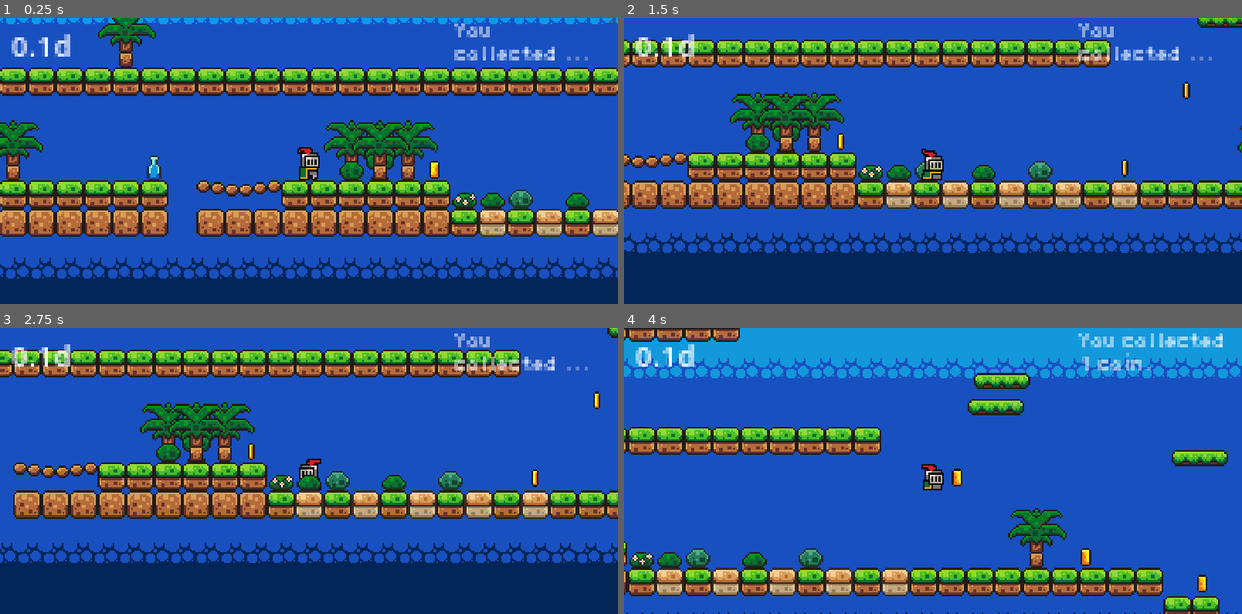
Above: before the commit, frames 1-4 (two rows, left to right).
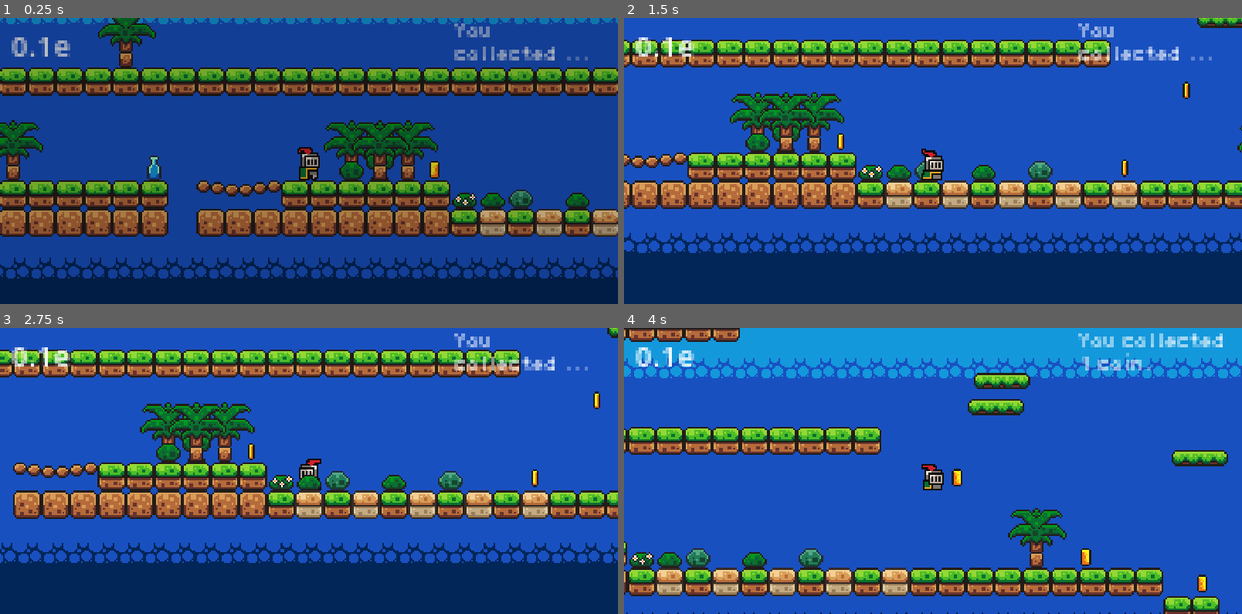
Above: after the commit, the same moments.

Repository: olivierpons/godot-prout-2d
Game: Godot game, scene res://scene/game.tscn
Same seed, same stepped clock (60 frames per second), same inputs: the game is played once before the commit and once after it.
Inputs:
- Up to frame 1 (0.25 s): no input
- Up to frame 2 (1.5 s): hold D (move_right) from 0.53 s (still down); tap Delete (jump) at 0.77 s
- Up to frame 3 (2.75 s): tap Delete (jump) at 1.52 s; release D (move_right) at 2.03 s; hold A (move_left) from 2.03 s (still down)
- Up to frame 4 (4 s): release A (move_left) at 2.78 s; hold D (move_right) from 2.78 s (still down); tap Delete (jump) at 3.02, 3.77 s

The runs differ from the first frame. In frame 1, 76% of the frame differs, in the area x 0-100%, y 0-92%; in frame 2, less than 0.1%; in frame 3, less than 0.1%; in frame 4, less than 0.1%.

Commit message:
Start of fade in fade out

Diff:
--- /dev/null
+++ b/scene/fade_in_out.tscn
@@ -0,0 +1,110 @@
+[gd_scene load_steps=6 format=3 uid="uid://dojjd3ps2ndk"]
+
+[ext_resource type="Script" path="res://scripts/fade_in_out.gd" id="1_75mdi"]
+
+[sub_resource type="Animation" id="Animation_vtwej"]
+length = 0.001
+tracks/0/type = "value"
+tracks/0/imported = false
+tracks/0/enabled = true
+tracks/0/path = NodePath(".:visible")
+tracks/0/interp = 1
+tracks/0/loop_wrap = true
+tracks/0/keys = {
+"times": PackedFloat32Array(0.0001),
+"transitions": PackedFloat32Array(1),
+"update": 1,
+"values": [true]
+}
+tracks/1/type = "value"
+tracks/1/imported = false
+tracks/1/enabled = true
+tracks/1/path = NodePath(".:self_modulate")
+tracks/1/interp = 1
+tracks/1/loop_wrap = true
+tracks/1/keys = {
+"times": PackedFloat32Array(0),
+"transitions": PackedFloat32Array(1),
+"update": 0,
+"values": [Color(0, 0, 0, 1)]
+}
+
+[sub_resource type="Animation" id="Animation_lcbyc"]
+resource_name = "black_to_normal"
+length = 0.3
+tracks/0/type = "value"
+tracks/0/imported = false
+tracks/0/enabled = true
+tracks/0/path = NodePath(".:visible")
+tracks/0/interp = 1
+tracks/0/loop_wrap = true
+tracks/0/keys = {
+"times": PackedFloat32Array(0),
+"transitions": PackedFloat32Array(1),
+"update": 1,
+"values": [true]
+}
+tracks/1/type = "value"
+tracks/1/imported = false
+tracks/1/enabled = true
+tracks/1/path = NodePath(".:self_modulate")
+tracks/1/interp = 1
+tracks/1/loop_wrap = true
+tracks/1/keys = {
+"times": PackedFloat32Array(0, 0.3),
+"transitions": PackedFloat32Array(1, 1),
+"update": 0,
+"values": [Color(0, 0, 0, 1), Color(0, 0, 0, 0)]
+}
+
+[sub_resource type="Animation" id="Animation_amqy2"]
+resource_name = "normal_to_black"
+length = 0.3
+tracks/0/type = "value"
+tracks/0/imported = false
+tracks/0/enabled = true
+tracks/0/path = NodePath(".:visible")
+tracks/0/interp = 1
+tracks/0/loop_wrap = true
+tracks/0/keys = {
+"times": PackedFloat32Array(0),
+"transitions": PackedFloat32Array(1),
+"update": 1,
+"values": [true]
+}
+tracks/1/type = "value"
+tracks/1/imported = false
+tracks/1/enabled = true
+tracks/1/path = NodePath(".:self_modulate")
+tracks/1/interp = 1
+tracks/1/loop_wrap = true
+tracks/1/keys = {
+"times": PackedFloat32Array(0, 0.3),
+"transitions": PackedFloat32Array(1, 1),
+"update": 0,
+"values": [Color(0, 0, 0, 0), Color(0, 0, 0, 1)]
+}
+
+[sub_resource type="AnimationLibrary" id="AnimationLibrary_hc6gm"]
+_data = {
+"RESET": SubResource("Animation_vtwej"),
+"black_to_normal": SubResource("Animation_lcbyc"),
+"normal_to_black": SubResource("Animation_amqy2")
+}
+
+[node name="FadeInOut" type="ColorRect"]
+modulate = Color(0, 0, 0, 1)
+self_modulate = Color(0, 0, 0, 1)
+anchors_preset = 15
+anchor_right = 1.0
+anchor_bottom = 1.0
+grow_horizontal = 2
+grow_vertical = 2
+script = ExtResource("1_75mdi")
+
+[node name="AnimationPlayer" type="AnimationPlayer" parent="."]
+libraries = {
+"": SubResource("AnimationLibrary_hc6gm")
+}
+
+[connection signal="animation_finished" from="AnimationPlayer" to="." method="_on_animation_player_animation_finished"]
--- a/scene/game.tscn
+++ b/scene/game.tscn
@@ -10,6 +10,7 @@
 [ext_resource type="PackedScene" uid="uid://u7iwxa41ssg4" path="res://scene/Slime.tscn" id="6_vn86b"]
 [ext_resource type="FontFile" uid="uid://dgfh8ygbmywbn" path="res://assets/fonts/PixelOperator8.ttf" id="8_5h6jg"]
 [ext_resource type="PackedScene" uid="uid://dj1pcbx3uhi5j" path="res://scene/mobile_joystick.tscn" id="9_0lukh"]
+[ext_resource type="PackedScene" uid="uid://dojjd3ps2ndk" path="res://scene/fade_in_out.tscn" id="11_kbsyo"]
 
 [sub_resource type="TileMapPattern" id="TileMapPattern_egyyn"]
 tile_data = PackedInt32Array(0, 1, 11, 65536, 1, 11, 131072, 1, 12, 196608, 1, 13, 262144, 1, 13, 327680, 1, 13, 393216, 1, 13, 458752, 1, 13, 524288, 1, 13)
@@ -706,7 +707,16 @@
 offset_top = -77.0
 offset_right = -129.0
 offset_bottom = -54.0
-text = "0.1d"
+text = "0.1e"
+
+[node name="FadeInOut" parent="Player" instance=ExtResource("11_kbsyo")]
+visible = false
+z_index = 4096
+offset_left = -175.0
+offset_top = -92.0
+offset_right = 1225.0
+offset_bottom = 556.0
+scale = Vector2(0.25, 0.25)
 
 [node name="Killzone" parent="." instance=ExtResource("5_642ec")]
 position = Vector2(176, 15)
--- a/scene/player.tscn
+++ b/scene/player.tscn
@@ -276,13 +276,14 @@
 [node name="Player" type="CharacterBody2D"]
 z_index = 5
 collision_layer = 2
+input_pickable = true
 script = ExtResource("1_0cted")
-sounds_you_won = Array[AudioStreamMP3]([ExtResource("2_0bl7w"), ExtResource("3_sg1dg"), ExtResource("4_733gv"), ExtResource("5_la7et"), ExtResource("6_rwisw"), ExtResource("7_i8wb3"), ExtResource("8_0akb2"), ExtResource("9_teg7q"), ExtResource("10_f34ia"), ExtResource("11_d556t")])
+sounds_you_died = Array[AudioStreamMP3]([ExtResource("2_0bl7w"), ExtResource("3_sg1dg"), ExtResource("4_733gv"), ExtResource("5_la7et"), ExtResource("6_rwisw"), ExtResource("7_i8wb3"), ExtResource("8_0akb2"), ExtResource("9_teg7q"), ExtResource("10_f34ia"), ExtResource("11_d556t")])
 
 [node name="AnimatedSprite2D" type="AnimatedSprite2D" parent="."]
 position = Vector2(0, -12)
 sprite_frames = SubResource("SpriteFrames_p31yl")
-animation = &"die"
+animation = &"run"
 autoplay = "idle"
 
 [node name="CollisionShape2D" type="CollisionShape2D" parent="."]
--- /dev/null
+++ b/scripts/fade_in_out.gd
@@ -0,0 +1,13 @@
+extends ColorRect
+
+signal on_transition_finished
+
+@onready var animation_player = $AnimationPlayer
+
+func _ready():
+	animation_player.play("black_to_normal")
+	visible = true
+
+func _on_animation_player_animation_finished(anim_name):
+	if anim_name == "normal_to_black":
+		on_transition_finished.emit()
--- a/scripts/global.gd
+++ b/scripts/global.gd
@@ -1,4 +1,7 @@
 extends Node
+
+# (!) the player initialize this:
+var fade_in_out_node: Node
 
 func play_rand_sound(audio_stream_player:AudioStreamPlayer2D, tab:Array) -> void:
 	var sound:AudioStreamMP3 = tab[randi() % tab.size()]
--- a/scripts/killzone.gd
+++ b/scripts/killzone.gd
@@ -3,13 +3,10 @@
 @onready var timer = $Timer
 
 func _on_body_entered(body):
-	# body is the player!
 	if body.is_in_group("player"):
 		Engine.time_scale = 0.4
-		body.is_dying = true
-		body.get_node("AnimationPlayer").play("die")
-		body.get_node("CollisionShape2D").queue_free()
-		body.play_random_hurt()
+		body.die()
+		global.fade_in_out_node.animation_player.play("normal_to_black")
 		timer.start()
 
 func _on_timer_timeout():
--- a/scripts/player.gd
+++ b/scripts/player.gd
@@ -3,15 +3,23 @@
 const SPEED = 130.0
 const JUMP_VELOCITY = -300.0
 
-@export var sounds_you_won: Array[AudioStreamMP3]
+@export var sounds_you_died: Array[AudioStreamMP3]
 @onready var animated_sprite = $AnimatedSprite2D
 @onready var is_dying: bool = false
 @onready var audio_stream_player_2d = $AudioStreamPlayer2D
+@onready var animation_player = $AnimationPlayer
+@onready var collision_shape_2d = $CollisionShape2D
 
 var gravity = ProjectSettings.get_setting("physics/2d/default_gravity")
 
 func _ready():
 	add_to_group("player")
+	# (!) initialize global fade_in_out_node each time the player spawns:
+	global.fade_in_out_node = get_tree().root.find_child("FadeInOut", true, false)
+
+func _input(_event):
+	if Input.is_action_pressed("ui_cancel"):
+		get_tree().quit()
 
 func _physics_process(delta):
 	# Add the gravity.
@@ -51,5 +59,8 @@
 
 	move_and_slide()
 
-func play_random_hurt():
-	global.play_rand_sound(audio_stream_player_2d, sounds_you_won)
+func die():
+	is_dying = true
+	animation_player.play("die")
+	collision_shape_2d.queue_free()
+	global.play_rand_sound(audio_stream_player_2d, sounds_you_died)
Not shown: 1 places in scene/game.tscn that only renumber resources
Not shown, changed: export/index.html
Not shown, changed: export/index.pck
Not shown, changed: export/index.service.worker.js
